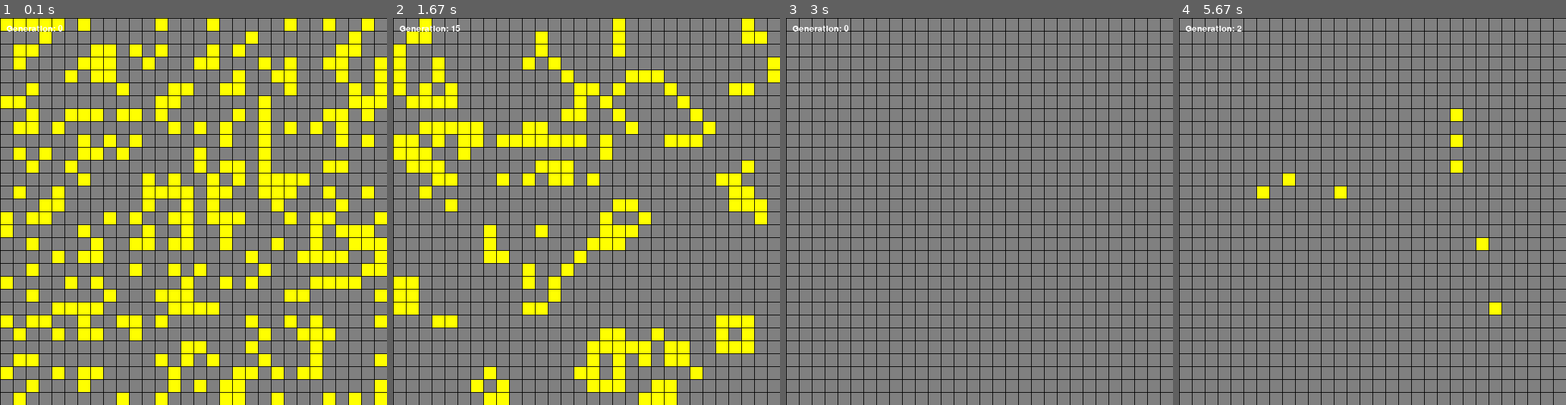
Above: before the commit, frames 1-4 (left to right).
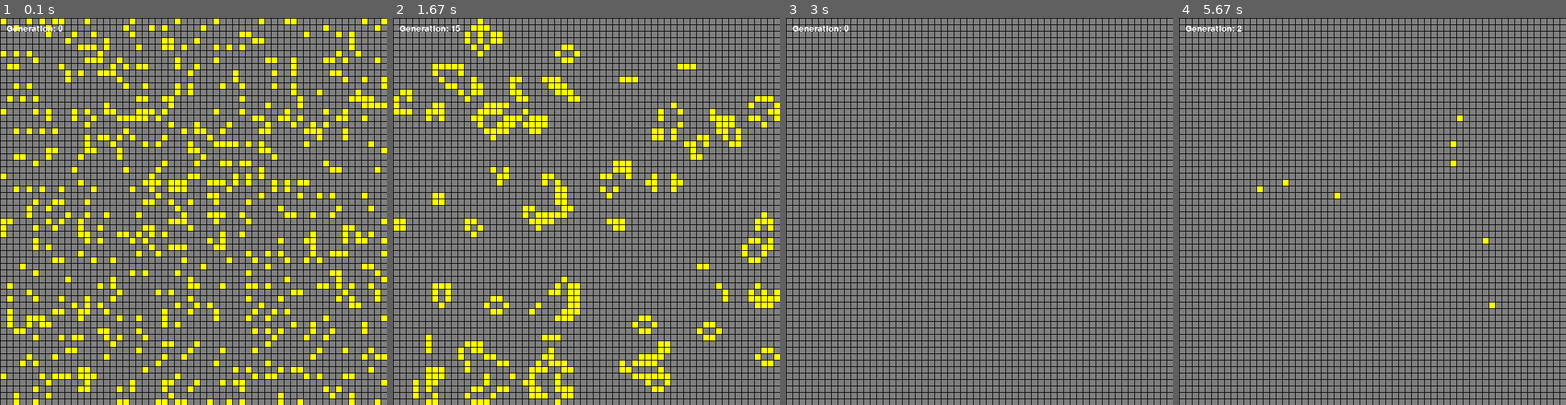
Above: after the commit, the same moments.

Repository: Ajman0525/Conways-Game-of-Life
Game: pygame game, started from src/main.py
The game is run twice, just before and just after one commit, with the same random seed, the same clock (stepped at 60 frames per second) and the same inputs.
Inputs (mouse positions are in pixels of both pictures, inside the frame that each line leads up to):
- Up to frame 1 (0.1 s): type "Enter (at the terminal prompt)" at 0 s
- Up to frame 2 (1.67 s): tap Space at 0.33 s; click (586, 234) at 0.72 s; click (466, 304) at 1.05 s; click (485, 68) at 1.38 s
- Up to frame 3 (3 s): click (960, 312) at 1.72 s; click (925, 130) at 2.05 s; click (1056, 180) at 2.38 s; tap Space at 2.73 s; click (832, 126) at 2.75 s; tap C at 2.82 s
- Up to frame 4 (5.67 s): tap Space at 3.03, 3.23 s; click (1453, 141) at 3.25 s; click (1457, 118) at 3.55 s; click (1260, 188) at 3.88 s; click (1287, 180) at 4.22 s; click (1453, 161) at 4.55 s; click (1333, 196) at 4.88 s; click (1492, 304) at 5.22 s; click (1484, 242) at 5.55 s

The runs differ from the first frame. In frame 1, 30% of the frame differs, in the area x 0-100%, y 0-100%; in frame 2, 31%; in frame 3, 9.2%; in frame 4, 9.8%.

Commit message:
fix: reduce the tile size for lesser eye strain

Diff:
--- a/src/game_of_life_logic.py
+++ b/src/game_of_life_logic.py
@@ -1,6 +1,6 @@
 WINDOW_WIDTH, WINDOW_HEIGHT = 600, 600
 
-TILE_SIZE = 20
+TILE_SIZE = 10
 
 GRID_WIDTH = WINDOW_WIDTH // TILE_SIZE
 GRID_HEIGHT = WINDOW_HEIGHT // TILE_SIZE
